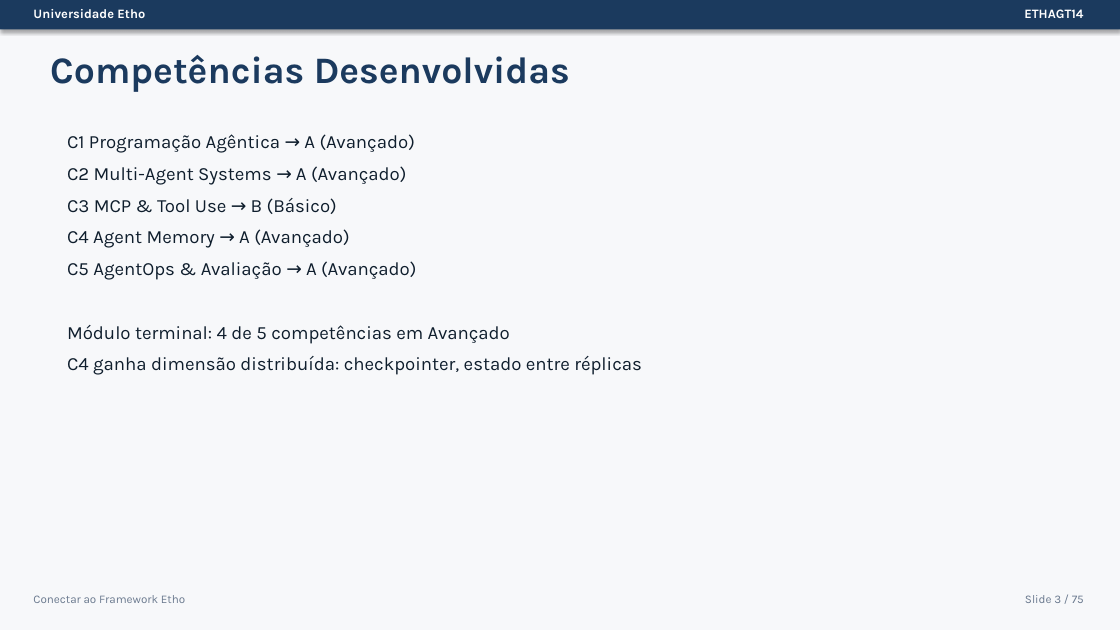
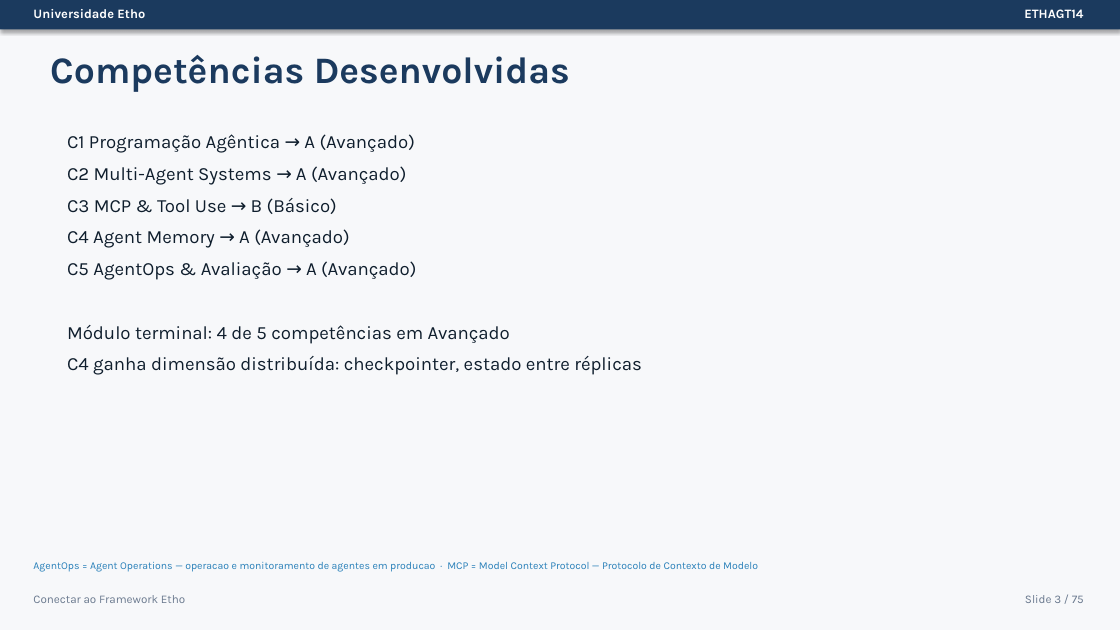
Before and after one commit to Etho-University/especializacao-programacao-agentica, a slide deck: slide 3 of 03-Slides/ETHAGT14/ETHAGT14-escalabilidade-sistemas-distribuidos.pptx. Drawn at 1120x630 pixels with LibreOffice and Linux fonts; fonts in the diff are those of the drawing. Boxes give left, top, right and bottom in pixels: in the first picture for what was removed or moved away, otherwise in the second. Text is boxed around its words. In the diff, an @@ line names an element or a change of style, - is before the commit and + after.

```diff
--- a/03-Slides/ETHAGT14/ETHAGT14-escalabilidade-sistemas-distribuidos.pptx
+++ b/03-Slides/ETHAGT14/ETHAGT14-escalabilidade-sistemas-distribuidos.pptx
@@ text added at (33, 562, 758, 572), 9 pt, text #2980B9 @@
+AgentOps = Agent Operations — operacao e monitoramento de agentes em producao · MCP = Model Context Protocol — Protocolo de Contexto de Modelo
```
Also in this commit, not shown: 5 other slides changed, 1 other file.
